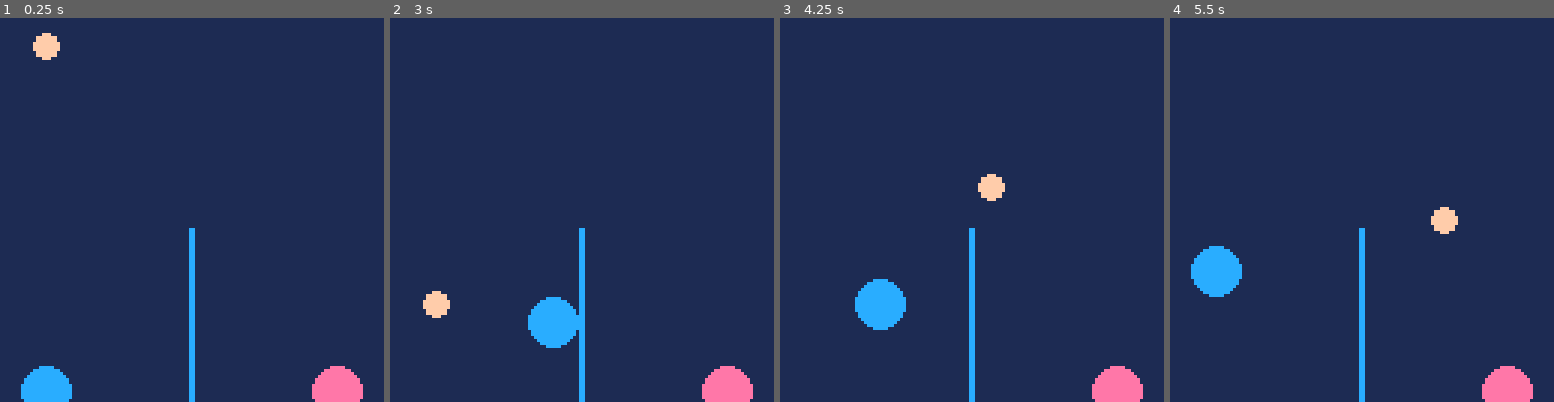
Above: before the commit, frames 1-4 (left to right).
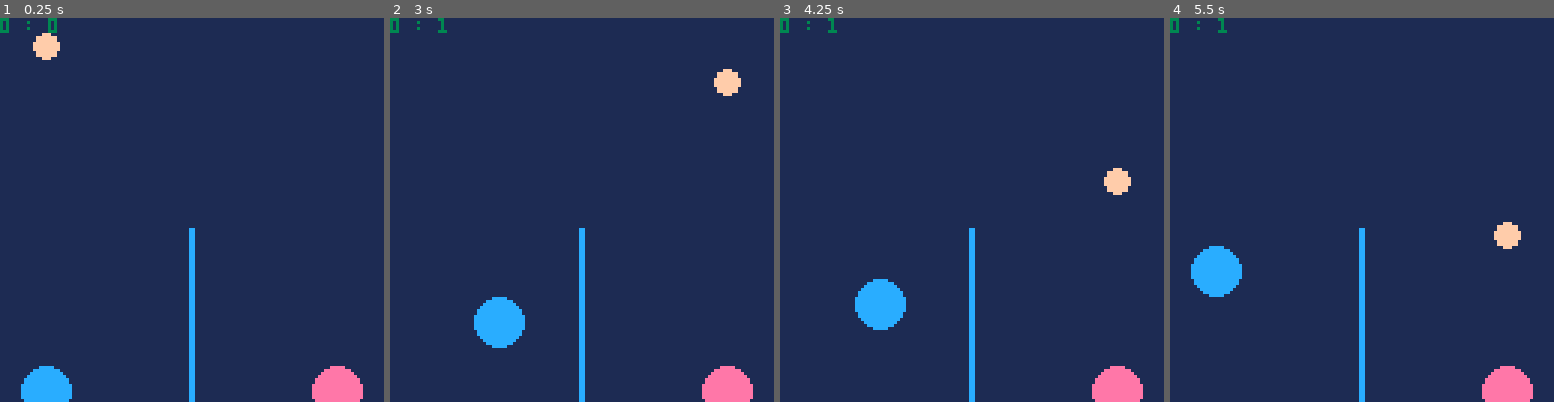
Above: after the commit, the same moments.

Repository: tapochqa/pico8-volleyball
Game: PICO-8 cartridge volleyball.p8
Two runs of this game, one before a commit and one after it. Both use one fixed random seed, a clock stepped at 60 frames per second and the inputs below.
Inputs:
- Up to frame 1 (0.25 s): no input
- Up to frame 2 (3 s): tap O (Z key) at 0.7, 1.7, 2.1, 2.5, 2.9 s; hold Right 1.6-2.1 s; hold Right from 2.47 s (still down)
- Up to frame 3 (4.25 s): release Right at 3.03 s; hold Left 3.08-3.58 s; tap O (Z key) at 3.3, 3.7, 4.1 s; hold Right from 4.02 s (still down)
- Up to frame 4 (5.5 s): tap O (Z key) at 4.5, 4.9, 5.3 s; release Right at 4.68 s; hold Left from 5.08 s (still down)

The runs differ from the first frame. In frame 1, 0.2% of the frame differs, in the area x 0-15%, y 0-4%; in frame 2, 3.6%, in the area x 0-92%, y 0-86%; in frame 3, 0.9%; in frame 4, 0.9%.

Commit message:
score mvp

Diff:
--- a/volleyball.p8
+++ b/volleyball.p8
@@ -24,19 +24,22 @@
          ['r'] = 64}
 
 p =     {['x'] = 15,
+         ['init x'] = 15,
          ['y'] = 127 - 10,
          ['vertical speed'] = 0,
          ['horizontal speed'] = 3,
          ['radius'] = 8,
-         ['m'] = 3}
-
-p2 =    {['x'] = 15,
+         ['m'] = 3,
+         ['points'] = 0}
+
+p2 =    {['x'] = f['default rw'] - 15,
+         ['init x'] = f['default rw'] - 15,
          ['y'] = 127 - 10,
          ['vertical speed'] = 0,
          ['horizontal speed'] = 3,
          ['radius'] = 8,
-         ['m'] = 3}
-p2['x'] = f['default rw'] - 15
+         ['m'] = 3,
+         ['points'] = 0}
 
 
 
@@ -171,6 +174,25 @@
   s = ball_player_collision(s, p2)
 
 
+  if (s['y'] >= f['floor']) then
+    if (s['x'] >= n['r']) then
+      p['points'] += 1
+      s['x'] = p['init x']
+    elseif (s['x'] <= n['l']) then
+      p2['points'] += 1
+      s['x'] = p2['init x']
+    end
+
+    p['x'] = p['init x']
+    p2['x'] = p2['init x']
+    s['y'] = 0
+    s['horizontal speed'] = 0
+
+  end
+…(4 lines of a section not shown)…
 end
 
 function _draw()
@@ -179,4 +201,5 @@
   circfill(s['x'], s['y'], s['radius'], 15)
   circfill(p['x'], p['y'], p['radius'], 12)
   circfill(p2['x'], p2['y'], p2['radius'], 14)
-end
+  print(p['points'] .. ' : ' .. p2['points'], 3)
+end
